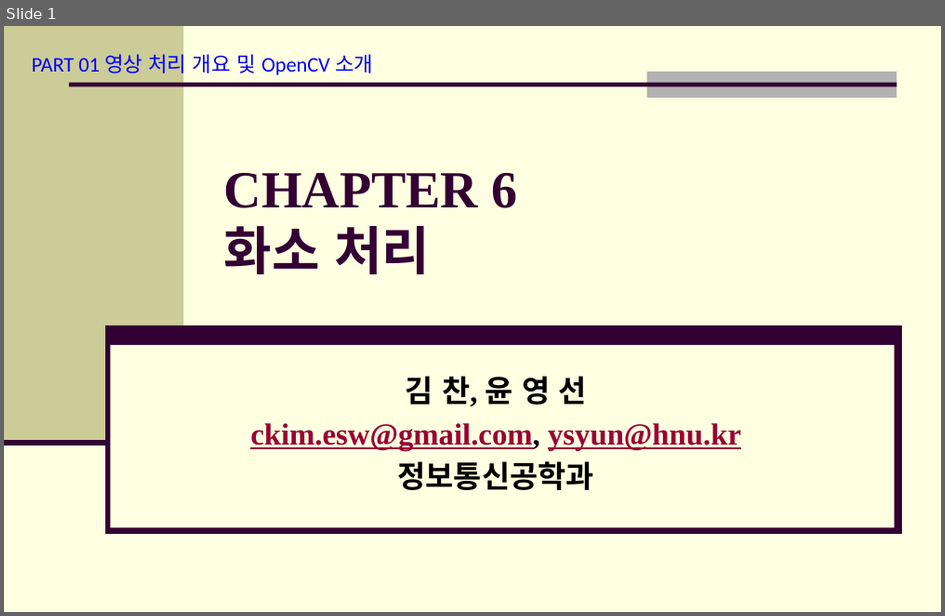
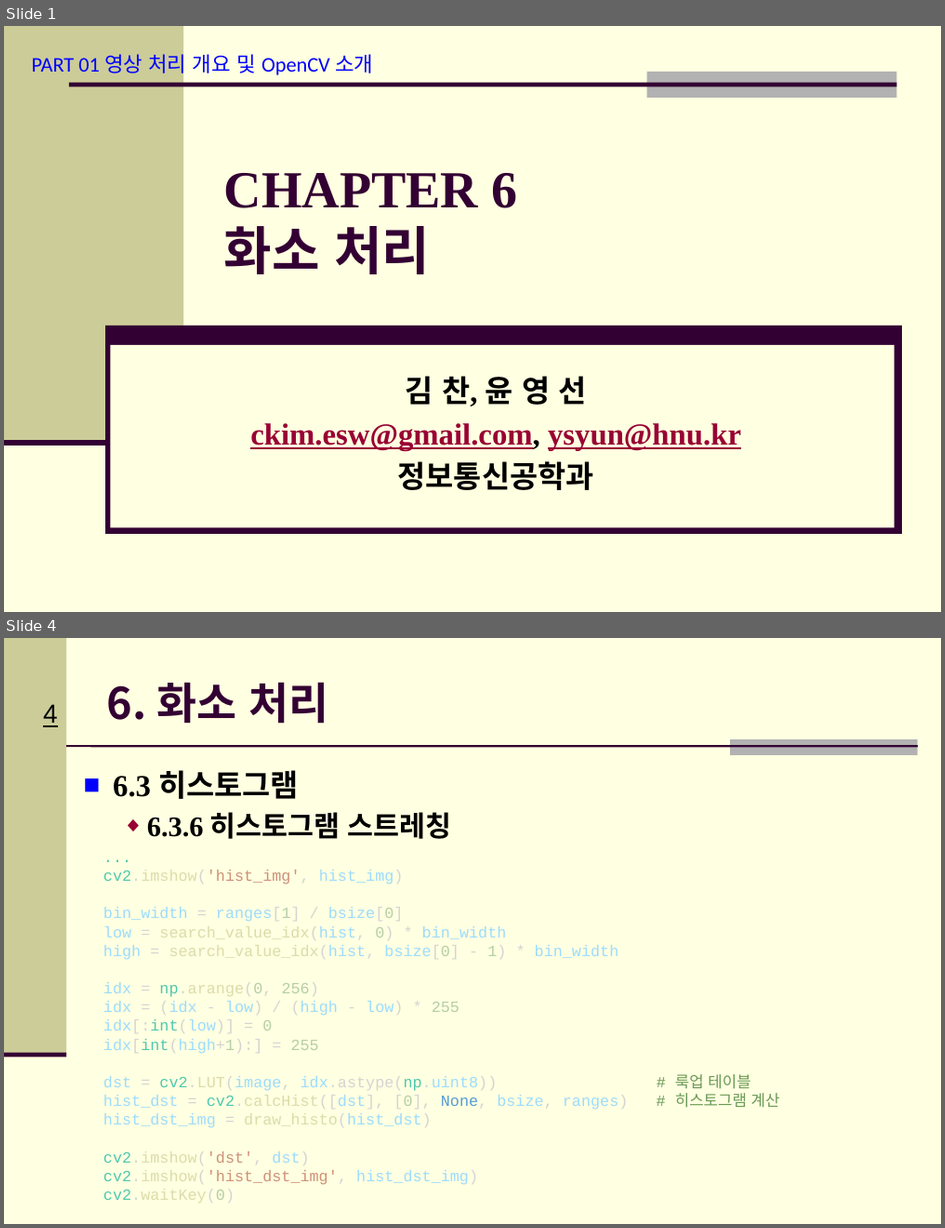
Before and after one commit to Hitbee-dev/OpenCV-Python, a slide deck: 2022-11-08/documents/CH_06 화소 처리.pptx. Shown one above the other, each under a label of ours: slide 1 before the commit, slides 1 and 4 after it; the slides between them are not shown. The pictures are 945x616 and 945x1228 pixels, drawn with LibreOffice and Linux fonts; fonts in the diff are those of the drawing; background and template pictures are left out. Boxes give left, top, right and bottom in pixels: in the first picture for what was removed or moved away, otherwise in the second. Text is boxed around its words. In the diff, an @@ line names an element or a change of style, - is before the commit and + after.

```diff
--- a/2022-11-08/documents/CH_06 화소 처리.pptx
+++ b/2022-11-08/documents/CH_06 화소 처리.pptx
@@ slide 4 added at [4,638,941,1224], background #FFFFE1 @@
@@ rectangle added at [4,638,67,1055], fill #CCCC99 @@
@@ title added at [107,682,329,724], 33.3 pt, text #330033, bold @@
+6. 화소 처리
@@ page number added at [43,704,58,727], 20 pt, text #000000, underline @@
+4
@@ line added from (67, 746) to (918, 746), #330033 1.5 pt @@
@@ rectangle added at [730,739,918,755], fill #B2B2B2 @@
@@ text added at [113,770,452,839], 21.7 pt, text #000000, bold @@
+■ 6.3 히스토그램
+  ◆ 6.3.6 히스토그램 스트레칭
@@ text added at [104,870,629,1203], 12 pt, text #9CDCFE @@
+...
+cv2.imshow('hist_img', hist_img)
+bin_width = ranges[1] / bsize[0]
+low = search_value_idx(hist, 0) * bin_width
+high = search_value_idx(hist, bsize[0] - 1) * bin_width
+idx = np.arange(0, 256)
+idx = (idx - low) / (high - low) * 255
+idx[:int(low)] = 0
+idx[int(high+1):] = 255
+dst = cv2.LUT(image, idx.astype(np.uint8)) # 룩업 테이블
+hist_dst = cv2.calcHist([dst], [0], None, bsize, ranges) # 히스토그램 계산
+hist_dst_img = draw_histo(hist_dst)
+cv2.imshow('dst', dst)
+cv2.imshow('hist_dst_img', hist_dst_img)
+cv2.waitKey(0)
@@ line added from (4, 1055) to (67, 1055), #330033 3.5 pt @@
```
Also in this commit, not shown: 5 other slides added, 1 slide removed, 1 other file.
